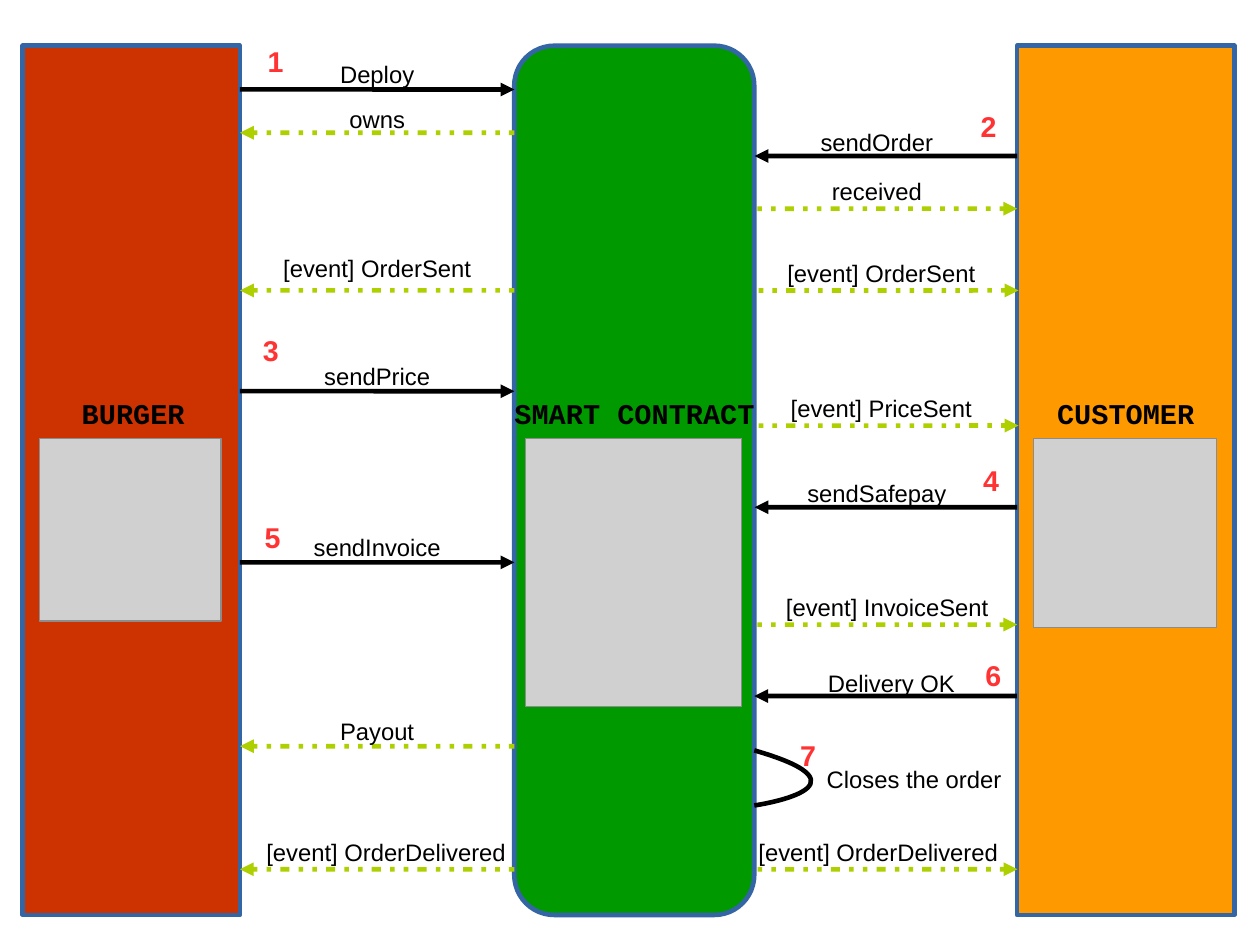
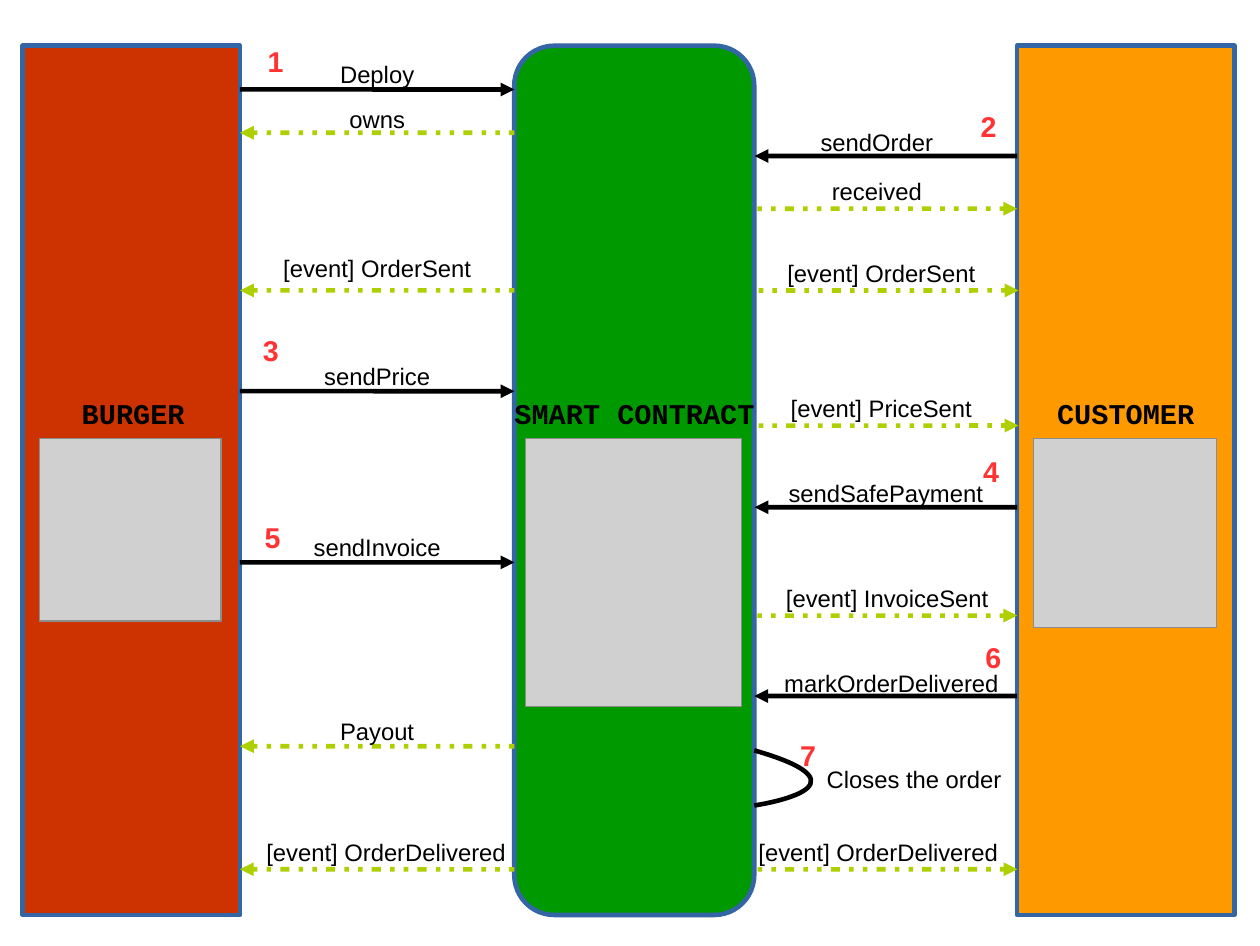
Before and after one commit to truth023/burger_store_smart_contract, a slide deck: slide 1 of diagra_resource.odp. Drawn at 1260x946 pixels with LibreOffice and Linux fonts; fonts in the diff are those of the drawing; grey boxes stand for pictures. Boxes give left, top, right and bottom in pixels: in the first picture for what was removed or moved away, otherwise in the second. Text is boxed around its words. In the diff, an @@ line names an element or a change of style, - is before the commit and + after.

```diff
--- a/diagra_resource.odp
+++ b/diagra_resource.odp
@@ text at box(789, 484, 983, 508): text changed @@
-sendSafepay
+sendSafePayment
@@ 2 texts, 1 arrow: place and size @@
-2 texts, 1 arrow at box(755, 471, 1018, 624)
+2 texts, 1 arrow at box(755, 462, 1018, 615)
@@ text "6": place and size @@
-text "6" at box(985, 666, 1001, 687)
+text "6" at box(985, 648, 1001, 669)
@@ text at box(784, 674, 998, 698): text changed @@
-Delivery OK
+markOrderDelivered
```
Also in this commit, not shown: 4 other files.
